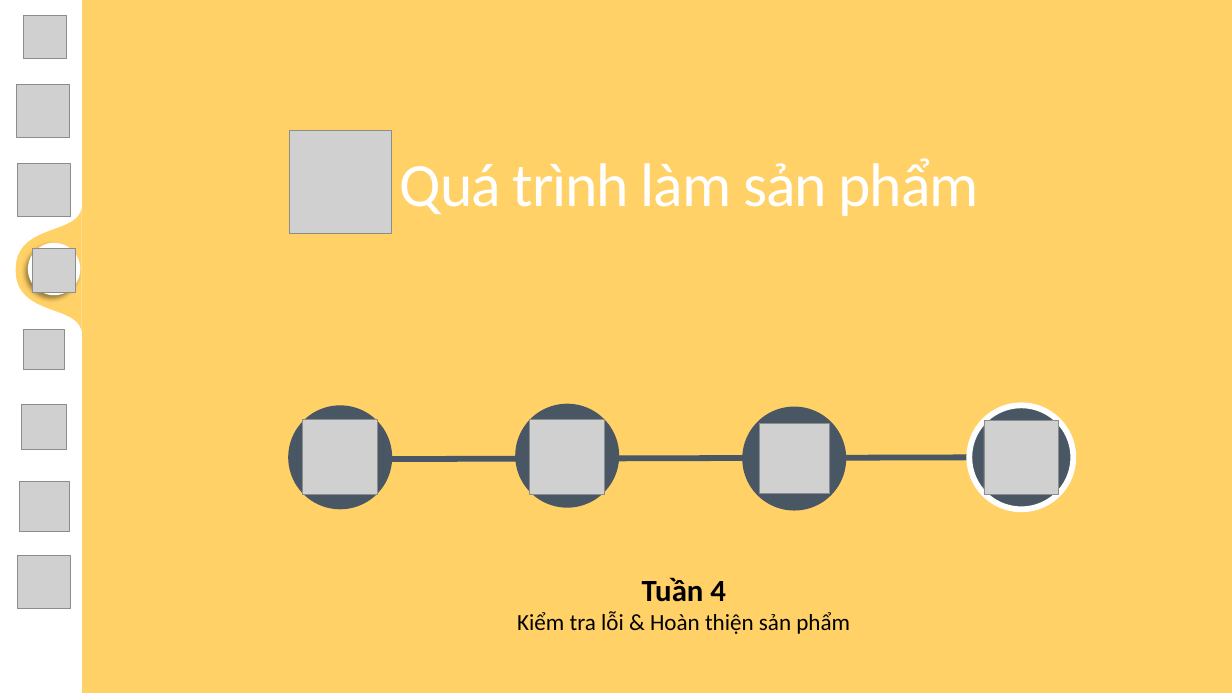
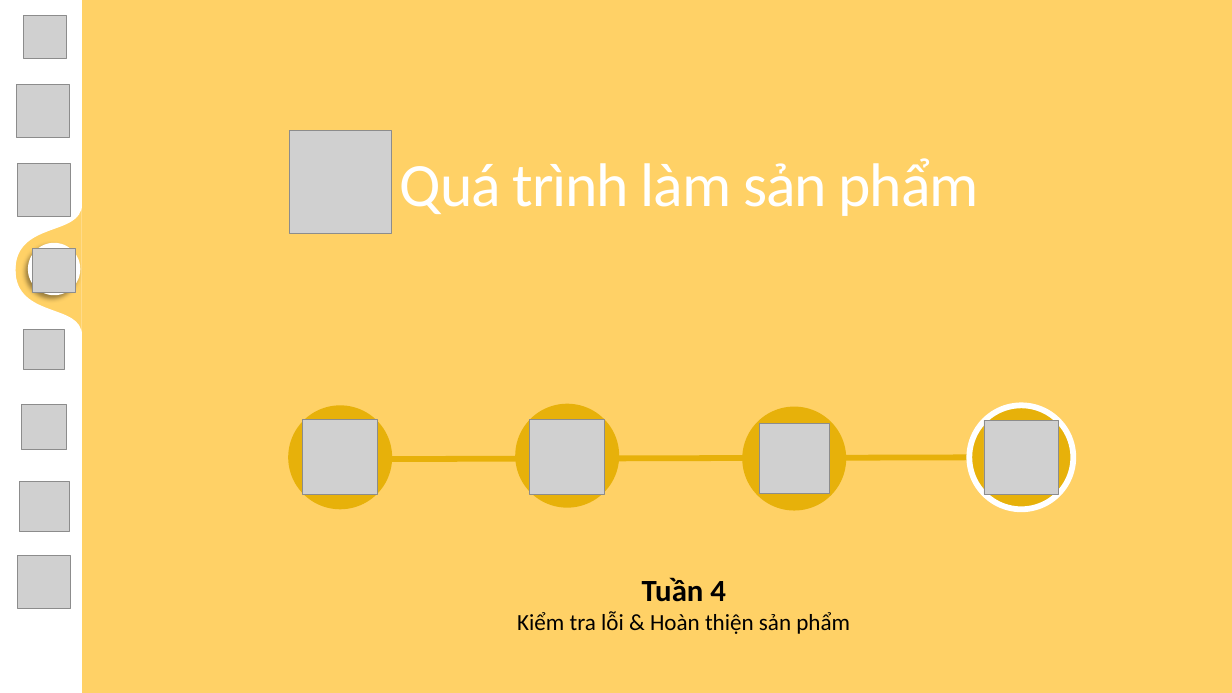
Before and after one commit to MaiNgocChau9/Python-App-A-, a slide deck: slide 14 of SPCK/SPCK.pptx. Drawn at 1232x693 pixels with LibreOffice and Linux fonts; fonts in the diff are those of the drawing; grey boxes stand for pictures; background and template pictures are left out. Boxes give left, top, right and bottom in pixels: in the first picture for what was removed or moved away, otherwise in the second. Text is boxed around its words. In the diff, an @@ line names an element or a change of style, - is before the commit and + after.

```diff
--- a/SPCK/SPCK.pptx
+++ b/SPCK/SPCK.pptx
@@ fill #495664 to #E7B10A in 4 elements at <box>288,406,393,510</box>, <box>516,404,620,508</box>, <box>742,407,847,511</box>, <box>970,406,1074,510</box> @@
@@ line (391, 459) - (970, 457): stroke #495664 4.5 pt to #E7B10A 4.5 pt @@
```
Also in this commit, not shown: 4 other slides changed, 1 other file.
